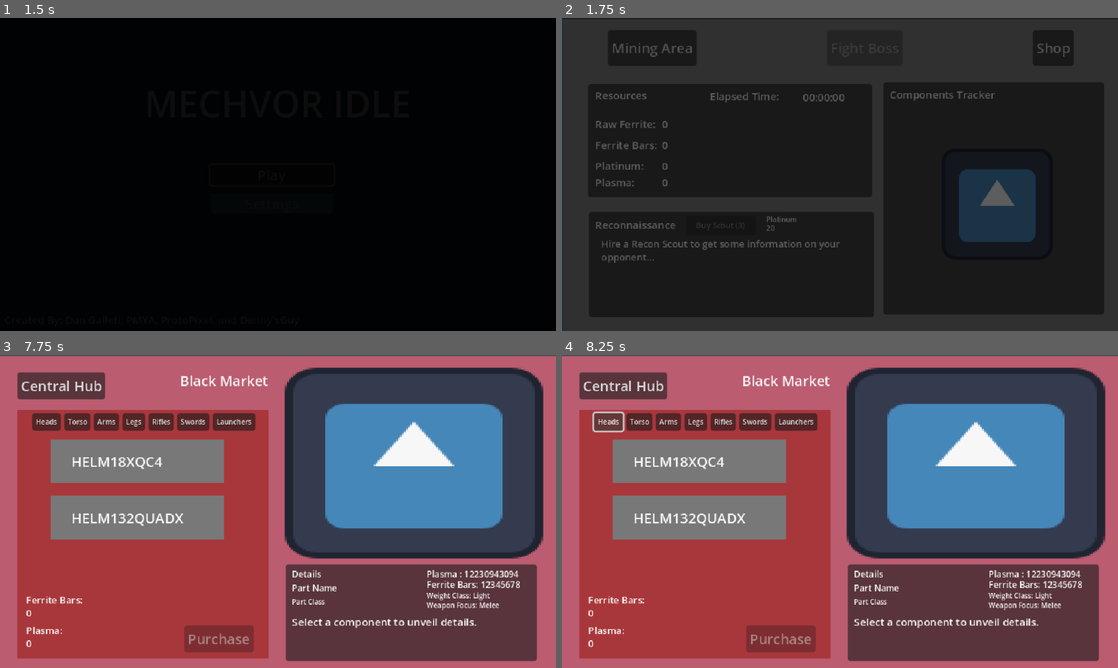
Above: before the commit, frames 1-4 (two rows, left to right).
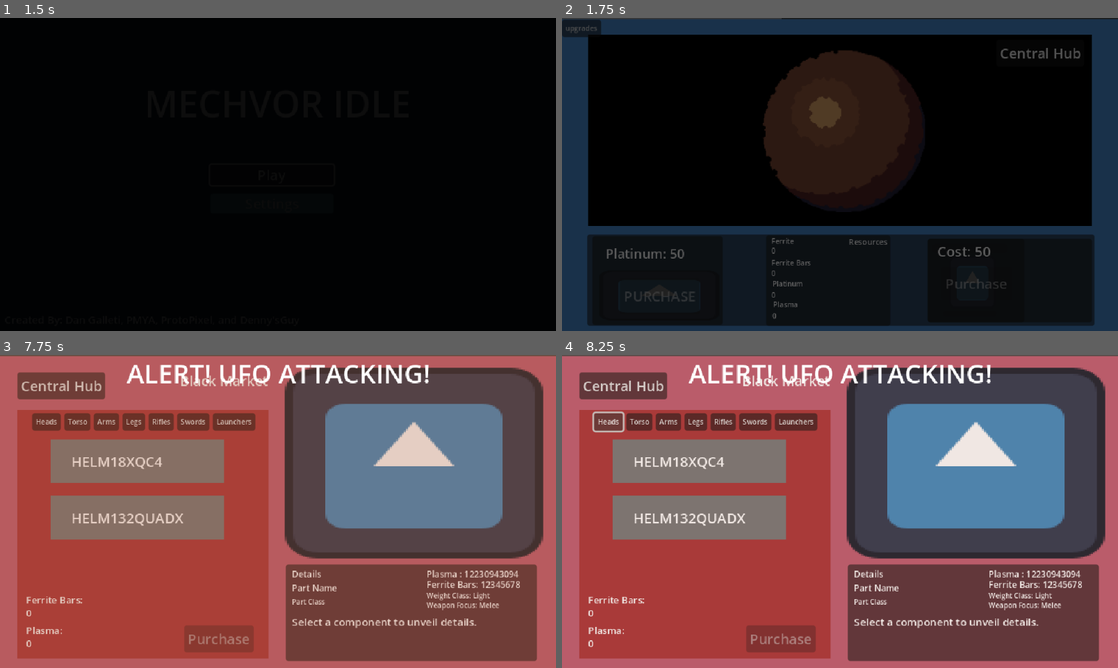
Above: after the commit, the same moments.

Repository: DennysGuy/MechvorIdle
Game: Godot game, scene res://src/scenes/MainMenu.tscn
Same seed, same stepped clock (60 frames per second), same inputs: the game is played once before the commit and once after it. The engine's default icon, where the game draws it, is replaced by a stand-in: a white triangle on a blue panel in a dark square.
Inputs (mouse positions are in pixels of both pictures, inside the frame that each line leads up to):
- Up to frame 1 (1.5 s): click "Play" at 0.5 s; click "Play" at 1.25 s
- Up to frame 2 (1.75 s): no input
- Up to frame 3 (7.75 s): move the mouse to (400, 495) at 2.02 s; hold D (move_right) 2.03-2.75 s; click (400, 495) at 2.17 s; click "Central Hub" at 2.75 s; click "Mining Area" at 3.5 s; click "upgrades" at 4.25 s; click "Hide" at 5 s; move the mouse to (166, 527) at 5.77 s; hold A (move_left) 5.78-6.53 s; click (166, 527) at 5.92 s; tap Enter at 6.5 s; move the mouse to (333, 442) at 6.52 s; hold D (move_right) 6.53-7.25 s; click (333, 442) at 6.67 s; click "Shop" at 7.25 s
- Up to frame 4 (8.25 s): click "Heads" at 8 s

Frame 1 is identical in both runs. In frame 2, 68% of the frame differs, in the area x 0-100%, y 0-100%; in frame 3, 31%; in frame 4, 1.4%.
Error in both runs: Cannot call method 'change_scene_to_file' on a null value. (res://src/scripts/Panels/main_menu.gd:19)

Commit message:
got the hazards working - after work

Diff:
--- a/mechvoridle/project.godot
+++ b/mechvoridle/project.godot
@@ -31,6 +31,10 @@
 window/stretch/mode="canvas_items"
 window/stretch/aspect="expand"
 
+[global_group]
+
+"ship alarm"=""
+
 [input]
 
 move_left={
--- a/mechvoridle/src/resources/opponenet_mechs/Boss_Option_2.tres
+++ b/mechvoridle/src/resources/opponenet_mechs/Boss_Option_2.tres
@@ -7,6 +7,7 @@
 script = ExtResource("2_onsy5")
 mech_name = "Cyber Knight"
 total_health = 0
+current_health = 0
 total_crit_chance = 0
 total_stun_chance = 0
 total_plasma_resistance = 0.0
--- a/mechvoridle/src/resources/opponenet_mechs/Boss_Option_3.tres
+++ b/mechvoridle/src/resources/opponenet_mechs/Boss_Option_3.tres
@@ -7,6 +7,7 @@
 script = ExtResource("2_qj4ni")
 mech_name = "Colossal Tanker"
 total_health = 0
+current_health = 0
 total_crit_chance = 0
 total_stun_chance = 0
 total_plasma_resistance = 0.0
--- /dev/null
+++ b/mechvoridle/src/scenes/AlertPane.tscn
@@ -0,0 +1,76 @@
+[gd_scene load_steps=5 format=3 uid="uid://bsdbsgp2ca6we"]
+
+[ext_resource type="Script" uid="uid://s4bgkhxiimmi" path="res://src/scripts/alert_pane.gd" id="1_u0heh"]
+
+[sub_resource type="Animation" id="Animation_lid4q"]
+resource_name = "Alert"
+length = 2.0
+loop_mode = 1
+tracks/0/type = "value"
+tracks/0/imported = false
+tracks/0/enabled = true
+tracks/0/path = NodePath("ColorRect:color")
+tracks/0/interp = 1
+tracks/0/loop_wrap = true
+tracks/0/keys = {
+"times": PackedFloat32Array(0, 1),
+"transitions": PackedFloat32Array(1, 1),
+"update": 0,
+"values": [Color(0.690196, 0.341176, 0.168627, 0.309804), Color(0.690196, 0.341176, 0.168627, 0)]
+}
+
+[sub_resource type="Animation" id="Animation_u0heh"]
+length = 0.001
+tracks/0/type = "value"
+tracks/0/imported = false
+tracks/0/enabled = true
+tracks/0/path = NodePath("ColorRect:color")
+tracks/0/interp = 1
+tracks/0/loop_wrap = true
+tracks/0/keys = {
+"times": PackedFloat32Array(0),
+"transitions": PackedFloat32Array(1),
+"update": 0,
+"values": [Color(0.690196, 0.341176, 0.168627, 0.329412)]
+}
+
+[sub_resource type="AnimationLibrary" id="AnimationLibrary_u0heh"]
+_data = {
+&"Alert": SubResource("Animation_lid4q"),
+&"RESET": SubResource("Animation_u0heh")
+}
+
+[node name="AlertPane" type="Control"]
+layout_mode = 3
+anchors_preset = 0
+offset_right = 641.0
+offset_bottom = 362.0
+mouse_filter = 2
+script = ExtResource("1_u0heh")
+
+[node name="AnimationPlayer" type="AnimationPlayer" parent="."]
+libraries = {
+&"": SubResource("AnimationLibrary_u0heh")
+}
+
+[node name="ColorRect" type="ColorRect" parent="." groups=["ship alarm"]]
+layout_mode = 1
+anchors_preset = 15
+anchor_right = 1.0
+anchor_bottom = 1.0
+grow_horizontal = 2
+grow_vertical = 2
+mouse_filter = 2
+color = Color(0.690196, 0.341176, 0.168627, 0.329412)
+
+[node name="AlertLabel" type="Label" parent="."]
+layout_mode = 1
+anchors_preset = 5
+anchor_left = 0.5
+anchor_right = 0.5
+offset_left = -174.5
+offset_right = 174.5
+offset_bottom = 42.0
+grow_horizontal = 2
+theme_override_font_sizes/font_size = 30
+text = "ALERT! UFO ATTACKING!"
--- a/mechvoridle/src/scenes/AsteroidArea.tscn
+++ b/mechvoridle/src/scenes/AsteroidArea.tscn
@@ -48,6 +48,11 @@
 script = ExtResource("1_6ww1j")
 
 [node name="AsteroidSpawnTimer" type="Timer" parent="."]
+process_callback = 0
+
+[node name="UFOSpawnTimer" type="Timer" parent="."]
+process_callback = 0
+one_shot = true
 
 [node name="ColorRect" type="ColorRect" parent="."]
 anchors_preset = 8
@@ -73,6 +78,7 @@
 offset_right = 399.0
 offset_bottom = 215.0
 pivot_offset = Vector2(95, 96)
+mouse_default_cursor_shape = 3
 texture = ExtResource("1_80q61")
 
 [node name="AsteroidSpawnPoints" type="Node" parent="."]
@@ -107,5 +113,16 @@
 [node name="CollisionShape2D" type="CollisionShape2D" parent="AsteroidArea2D"]
 shape = SubResource("RectangleShape2D_6ww1j")
 
+[node name="DroneList" type="Node" parent="."]
+
+[node name="UFOList" type="Node" parent="."]
+
+[node name="UFOOutPosition" type="Marker2D" parent="."]
+position = Vector2(417, 291)
+
+[node name="UFOInPosition" type="Marker2D" parent="."]
+position = Vector2(185, -15)
+
 [connection signal="timeout" from="AsteroidSpawnTimer" to="." method="_on_asteroid_spawn_timer_timeout"]
+[connection signal="timeout" from="UFOSpawnTimer" to="." method="_on_ufo_spawn_timer_timeout"]
 [connection signal="gui_input" from="MiningAsteroid" to="." method="_on_texture_rect_gui_input"]
--- a/mechvoridle/src/scenes/MainHub.tscn
+++ b/mechvoridle/src/scenes/MainHub.tscn
@@ -137,8 +137,7 @@
 anchors_preset = 15
 anchor_right = 1.0
 anchor_bottom = 1.0
-offset_left = -639.0
-offset_right = 1281.0
+offset_right = 1920.0
 offset_bottom = 361.0
 grow_horizontal = 2
 grow_vertical = 2
--- a/mechvoridle/src/scenes/MainMenu.tscn
+++ b/mechvoridle/src/scenes/MainMenu.tscn
@@ -8,6 +8,9 @@
 corner_radius_top_right = 3
 corner_radius_bottom_right = 3
 corner_radius_bottom_left = 3
+
+[sub_resource type="Animation" id="Animation_oll1y"]
+length = 0.001
 
 [sub_resource type="Animation" id="Animation_1bg10"]
 resource_name = "fade_in"
@@ -38,9 +41,6 @@
 "update": 0,
 "values": [Color(0, 0, 0, 0), Color(0, 0, 0, 1)]
 }
-
-[sub_resource type="Animation" id="Animation_oll1y"]
-length = 0.001
 
 [sub_resource type="AnimationLibrary" id="AnimationLibrary_oll1y"]
 _data = {
--- a/mechvoridle/src/scenes/MechFightArena.tscn
+++ b/mechvoridle/src/scenes/MechFightArena.tscn
@@ -207,6 +207,7 @@
 grow_horizontal = 2
 grow_vertical = 2
 scale = Vector2(1.63672, 2.05962)
+mouse_default_cursor_shape = 3
 texture = ExtResource("2_aoeri")
 script = ExtResource("4_naye7")
 
--- a/mechvoridle/src/scenes/MiningScene/Asteroid1.tscn
+++ b/mechvoridle/src/scenes/MiningScene/Asteroid1.tscn
@@ -53,8 +53,8 @@
 offset_top = -13.0
 offset_right = 14.0
 offset_bottom = 13.0
+mouse_default_cursor_shape = 3
 
 [connection signal="input_event" from="." to="." method="_on_input_event"]
-[connection signal="input_event" from="Area2D" to="." method="_on_area_2d_input_event"]
 [connection signal="timeout" from="DeleteAsteroidTimer" to="." method="_on_delete_asteroid_timer_timeout"]
 [connection signal="gui_input" from="AsteroidClickControl" to="." method="_on_asteroid_click_control_gui_input"]
--- /dev/null
+++ b/mechvoridle/src/scenes/MiningScene/UFO.tscn
@@ -0,0 +1,136 @@
+[gd_scene load_steps=9 format=3 uid="uid://ym3nha8862tm"]
+
+[ext_resource type="Script" uid="uid://cxfrencx3yeyi" path="res://src/scripts/Panels/MiningScene/ufo.gd" id="1_16gh5"]
+[ext_resource type="Texture2D" uid="uid://ch38i5jpvnply" path="res://assets/graphics/UFO-Place-Holder.png" id="1_ypchh"]
+[ext_resource type="PackedScene" uid="uid://n3yo7bmy3a6t" path="res://src/scenes/MiningScene/ResourceContainer.tscn" id="3_w3bvv"]
+
+[sub_resource type="RectangleShape2D" id="RectangleShape2D_ujr7o"]
+
+[sub_resource type="Animation" id="Animation_w3bvv"]
+resource_name = "hover"
+length = 2.0
+loop_mode = 1
+tracks/0/type = "value"
+tracks/0/imported = false
+tracks/0/enabled = true
+tracks/0/path = NodePath("Sprite2D:position")
+tracks/0/interp = 2
+tracks/0/loop_wrap = true
+tracks/0/keys = {
+"times": PackedFloat32Array(0, 0.6, 1.3),
+"transitions": PackedFloat32Array(1, 1, 1),
+"update": 0,
+"values": [Vector2(0, 2), Vector2(0, 2.98795), Vector2(0, 0.0203524)]
+}
+
+[sub_resource type="Animation" id="Animation_ujr7o"]
+length = 0.001
+tracks/0/type = "value"
+tracks/0/imported = false
+tracks/0/enabled = true
+tracks/0/path = NodePath("Sprite2D:position")
+tracks/0/interp = 1
+tracks/0/loop_wrap = true
+tracks/0/keys = {
+"times": PackedFloat32Array(0),
+"transitions": PackedFloat32Array(1),
+"update": 0,
+"values": [Vector2(0, 2)]
+}
+tracks/1/type = "value"
+tracks/1/imported = false
+tracks/1/enabled = true
+tracks/1/path = NodePath("ColorRect:color")
+tracks/1/interp = 1
+tracks/1/loop_wrap = true
+tracks/1/keys = {
+"times": PackedFloat32Array(0),
+"transitions": PackedFloat32Array(1),
+"update": 0,
+"values": [Color(1, 1, 1, 0)]
+}
+
+[sub_resource type="Animation" id="Animation_v8qkd"]
+resource_name = "ufo_hit_flash"
+length = 0.1
+step = 0.0001
+tracks/0/type = "value"
+tracks/0/imported = false
+tracks/0/enabled = true
+tracks/0/path = NodePath("ColorRect:color")
+tracks/0/interp = 1
+tracks/0/loop_wrap = true
+tracks/0/keys = {
+"times": PackedFloat32Array(0, 0.0499, 0.0973485),
+"transitions": PackedFloat32Array(1, 1, 1),
+"update": 0,
+"values": [Color(1, 1, 1, 0), Color(1, 1, 1, 1), Color(1, 1, 1, 0)]
+}
+
+[sub_resource type="AnimationLibrary" id="AnimationLibrary_ujr7o"]
+_data = {
+&"RESET": SubResource("Animation_ujr7o"),
+&"hover": SubResource("Animation_w3bvv"),
+&"ufo_hit_flash": SubResource("Animation_v8qkd")
+}
+
+[node name="Ufo" type="CharacterBody2D"]
+collision_layer = 8
+collision_mask = 8
+script = ExtResource("1_16gh5")
+
+[node name="Sprite2D" type="Sprite2D" parent="."]
+position = Vector2(0, 2)
+texture = ExtResource("1_ypchh")
+
+[node name="CollisionShape2D" type="CollisionShape2D" parent="."]
+shape = SubResource("RectangleShape2D_ujr7o")
+
+[node name="LaserReleaseTimer" type="Timer" parent="."]
+process_callback = 0
+
+[node name="ResourceContainer" parent="." node_paths=PackedStringArray("parent") instance=ExtResource("3_w3bvv")]
+parent = NodePath("..")
+ferrite_bars_min_value = 25
+ferrite_bars_max_value = 35
+platinum_min_value = 150
+platinum_max_value = 250
+plasma_min_value = 25
+plasma_max_value = 50
+
+[node name="AnimationPlayer" type="AnimationPlayer" parent="."]
+libraries = {
+&"": SubResource("AnimationLibrary_ujr7o")
+}
+
+[node name="ColorRect" type="ColorRect" parent="."]
+offset_left = -13.0
+offset_top = -8.0
+offset_right = 13.0
+offset_bottom = 12.0
+color = Color(1, 1, 1, 0)
+
+[node name="HoverOutTimer" type="Timer" parent="."]
+process_callback = 0
+wait_time = 10.0
+one_shot = true
+
+[node name="UfoClickControl" type="Control" parent="."]
+layout_mode = 3
+anchors_preset = 0
+offset_left = -20.0
+offset_top = -18.0
+offset_right = 20.0
+offset_bottom = 22.0
+mouse_default_cursor_shape = 3
+
+[node name="HealthBar" type="ProgressBar" parent="."]
+offset_left = -25.0
+offset_top = -18.0
+offset_right = 25.0
+offset_bottom = -11.0
+show_percentage = false
+
+[connection signal="timeout" from="LaserReleaseTimer" to="." method="_on_laser_release_timer_timeout"]
+[connection signal="timeout" from="HoverOutTimer" to="." method="_on_hover_out_timer_timeout"]
+[connection signal="gui_input" from="UfoClickControl" to="." method="_on_ufo_click_control_gui_input"]
--- /dev/null
+++ b/mechvoridle/src/scenes/MiningScene/UFOLaser.tscn
@@ -0,0 +1,20 @@
+[gd_scene load_steps=4 format=3 uid="uid://div5nsste525k"]
+
+[ext_resource type="Script" uid="uid://q6d07e5mt71o" path="res://src/scripts/Panels/MiningScene/ufo_laser.gd" id="1_4p6ij"]
+[ext_resource type="Texture2D" uid="uid://dws4gtivuohod" path="res://assets/graphics/stand_in_laser.png" id="2_uj5sx"]
+
+[sub_resource type="CircleShape2D" id="CircleShape2D_71sp1"]
+radius = 4.0
+
+[node name="UfoLaser" type="CharacterBody2D"]
+script = ExtResource("1_4p6ij")
+
+[node name="Sprite2D" type="Sprite2D" parent="."]
+texture = ExtResource("2_uj5sx")
+
+[node name="Area2D" type="Area2D" parent="."]
+collision_layer = 2
+collision_mask = 2
+
+[node name="CollisionShape2D" type="CollisionShape2D" parent="Area2D"]
+shape = SubResource("CircleShape2D_71sp1")
--- a/mechvoridle/src/scenes/WinPanel.tscn
+++ b/mechvoridle/src/scenes/WinPanel.tscn
@@ -8,6 +8,21 @@
 corner_radius_top_right = 3
 corner_radius_bottom_right = 3
 corner_radius_bottom_left = 3
+
+[sub_resource type="Animation" id="Animation_xr1xk"]
+length = 0.001
+tracks/0/type = "value"
+tracks/0/imported = false
+tracks/0/enabled = true
+tracks/0/path = NodePath("../ColorRect2:color")
+tracks/0/interp = 1
+tracks/0/loop_wrap = true
+tracks/0/keys = {
+"times": PackedFloat32Array(0),
+"transitions": PackedFloat32Array(1),
+"update": 0,
+"values": [Color(1, 1, 1, 1)]
+}
 
 [sub_resource type="Animation" id="Animation_v34tx"]
 resource_name = "fade_in"
@@ -22,21 +37,6 @@
 "transitions": PackedFloat32Array(1, 1),
 "update": 0,
 "values": [Color(1, 1, 1, 1), Color(1, 1, 1, 0)]
-}
-
-[sub_resource type="Animation" id="Animation_xr1xk"]
-length = 0.001
-tracks/0/type = "value"
-tracks/0/imported = false
-tracks/0/enabled = true
-tracks/0/path = NodePath("../ColorRect2:color")
-tracks/0/interp = 1
-tracks/0/loop_wrap = true
-tracks/0/keys = {
-"times": PackedFloat32Array(0),
-"transitions": PackedFloat32Array(1),
-"update": 0,
-"values": [Color(1, 1, 1, 1)]
 }
 
 [sub_resource type="Animation" id="Animation_b5sgr"]
--- a/mechvoridle/src/scripts/GameManager.gd
+++ b/mechvoridle/src/scripts/GameManager.gd
@@ -157,6 +157,15 @@
 func get_right_weapon() -> MechWeapon:
 	return owned_mech_components["RightWeapon"]
 
+func deduct_drone_count() -> void:
+	drone_count -= 1
+	drones_cost = drone_base_cost * pow(2, drones_count)
+
+func increment_drone_count() -> void:
+	drone_count += 1
+
+	SignalBus.update_drone_count.emit()
+
 func calculate_health() -> void:
 	total_health = get_owned_mech_arms().health + get_owned_mech_head().health + get_owned_mech_legs().health + get_owned_mech_torso().health
 	current_health = total_health
--- a/mechvoridle/src/scripts/Panels/MiningScene/asteroid_1.gd
+++ b/mechvoridle/src/scripts/Panels/MiningScene/asteroid_1.gd
@@ -17,6 +17,7 @@
 
 func _process(delta : float) -> void:
 	graphic.rotation += 0.02
+
 
 
 func _physics_process(delta: float) -> void:
@@ -43,5 +44,5 @@
 
 func _on_asteroid_click_control_gui_input(event: InputEvent) -> void:
 	if event is InputEventMouseButton and event.pressed and event.button_index == MOUSE_BUTTON_LEFT:
-		print("HIT!")
+		#print("HIT!")
 		damage_asteroid()
--- a/mechvoridle/src/scripts/Panels/MiningScene/resource_container.gd
+++ b/mechvoridle/src/scripts/Panels/MiningScene/resource_container.gd
@@ -1,6 +1,6 @@
 class_name ResourceContainer extends Node
 
-@export var parent : Asteroid
+@export var parent : Node
 
 @export_group("Ferrite")
 @export var ferrite_min_value : int
--- /dev/null
+++ b/mechvoridle/src/scripts/Panels/MiningScene/ufo.gd
@@ -0,0 +1,115 @@
+class_name UFO extends CharacterBody2D
+
+var max_health: int = 15
+var health : int
+
+var speed : int = 100
+var dir : Vector2
+@onready var animation_player : AnimationPlayer = $AnimationPlayer
+@onready var hover_out_timer : Timer = $HoverOutTimer
+@onready var laser_release_timer : Timer = $LaserReleaseTimer
+@onready var health_bar : ProgressBar = $HealthBar
+
+var mining_asteroid_area : Area2D
+var out_location : Marker2D
+var laser_timer_started : bool = false
+var hover_time_started : bool = false
+@export var drones_list : Node
+@export var ufo_spawn_timer : Timer
+enum states {HOVER_IN, SHOOT, HOVER_OUT, REMOVE, DEAD}
+signal deliver_resources
+var current_state : int
+var can_shoot : bool = false
+func _ready() -> void:
+	max_health = randi_range(8,15)
+	health = max_health
+	current_state = states.HOVER_IN
+	dir = mining_asteroid_area.global_position - global_position
+	hover_out_timer.wait_time = randi_range(8,12)
+	health_bar.max_value = max_health
+	health_bar.value = health
+	health_bar.hide()
+
+
+func _physics_process(delta : float) -> void:
+	match(current_state):
+		states.HOVER_IN:
+			can_shoot = false
+			if not laser_timer_started:
+				laser_release_timer.start()
+				laser_timer_started = true
+
+			if global_position >= mining_asteroid_area.global_position:
+				current_state = states.SHOOT
+			else:
+				velocity = dir.normalized() * speed
+				move_and_slide()
+
+		states.SHOOT:
+			can_shoot = true
+			velocity = Vector2.ZERO
+			if not hover_time_started:
+				hover_out_timer.start()
+				hover_time_started = true
+
+			if not animation_player.is_playing():
+				animation_player.play("hover")
+
+		states.HOVER_OUT:
+			can_shoot = false
+			dir = out_location.global_position - global_position
+			if global_position <= out_location.global_position:
+				velocity = dir.normalized() * speed
+				move_and_slide()
+			else:
+				current_state = states.REMOVE
+
+		states.DEAD:
+			destroy_ufo()
+
+		states.REMOVE:
+			print("sheeee")
+			ufo_spawn_timer.wait_time = randi_range(10,20)
+			ufo_spawn_timer.start()
+			SignalBus.silence_ship_alarm.emit()
+			queue_free()
+func destroy_ufo() -> void:
+	deliver_resources.emit()
+	ufo_spawn_timer.wait_time = randi_range(5,15)
+	ufo_spawn_timer.start()
+	SignalBus.silence_ship_alarm.emit()
+	queue_free()
+	#called in dead sate
+
+func damage_ufo() -> void:
+	animation_player.play("ufo_hit_flash")
+	health -= 1
+	health_bar.value = health
+
+	if health <= 0:
+		current_state = states.DEAD
+
+func _on_hover_out_timer_timeout() -> void:
+	current_state = states.HOVER_OUT
+
+
+func _on_laser_release_timer_timeout() -> void:
+
+	if !can_shoot:
+		return
+
+	laser_release_timer.wait_time = randi_range(1,3)
+	var laser : UFOLaser = preload("res://src/scenes/MiningScene/UFOLaser.tscn").instantiate()
+	var target = choose_random_target()
+	if target:
+		laser.target = target
+		laser.position = position
+		get_parent().add_child(laser)
+
+func choose_random_target():
+	return drones_list.get_children().pick_random()
+
+func _on_ufo_click_control_gui_input(event) -> void:
+	if event is InputEventMouseButton and event.pressed and event.button_index == MOUSE_BUTTON_LEFT:
+		health_bar.show()
+		damage_ufo()
--- /dev/null
+++ b/mechvoridle/src/scripts/Panels/MiningScene/ufo_laser.gd
@@ -0,0 +1,17 @@
+class_name UFOLaser extends CharacterBody2D
+
+
+var speed : int = 150
+var dir : Vector2
+var target
+var damage : int
+
+func _ready() -> void:
+	damage = randi_range(1,3)
+	dir = target.position - position
+func _process(delta) -> void:
+	pass
+
+func _physics_process(delta : float) -> void:
+	velocity = dir.normalized() * speed
+	move_and_slide()
--- a/mechvoridle/src/scripts/Panels/asteroid_area.gd
+++ b/mechvoridle/src/scripts/Panels/asteroid_area.gd
@@ -8,6 +8,11 @@
 var asteroid_spawn_timer_length : float = 10.0
 @onready var asteroid_spawn_points: Node = $AsteroidSpawnPoints
 
+@onready var drone_list : Node = $DroneList
+@onready var ufo_in_position : Marker2D = $UFOInPosition
+@onready var ufo_out_position : Marker2D = $UFOOutPosition
+@onready var ufo_spawn_timer : Timer = $UFOSpawnTimer
+@onready var ufo_list : Node = $UFOList
 
 
 var _offset : int = 50
@@ -17,6 +22,8 @@
 	animation_player.play("hover")
 	asteroid_spawn_timer.wait_time = asteroid_spawn_timer_length
 	asteroid_spawn_timer.start()
+	ufo_spawn_timer.wait_time = randi_range(5,10)
+	ufo_spawn_timer.start()
 
 func _process(delta : float) -> void:
 	mining_asteroid.rotation += 0.0005
@@ -80,7 +87,7 @@
 	var random_x_pos : float = randf_range(-area_collision_shape.shape.get_rect().size.x+_offset, area_collision_shape.shape.get_rect().size.x-_offset)
 	var random_y_pos : float = randf_range(-area_collision_shape.shape.get_rect().size.y+_offset, area_collision_shape.shape.get_rect().size.y-_offset)
 	drone.global_position = area_collision_shape.global_position + Vector2(random_x_pos, random_y_pos)
-	add_child(drone)
+	drone_list.add_child(drone)
 
 func add_platinum_drone_to_scene() -> void:
 	var area_collision_shape : CollisionShape2D = asteroid_area_2d.get_child(0)
@@ -88,7 +95,7 @@
 	var random_x_pos : float = randf_range(-area_collision_shape.shape.get_rect().size.x+_offset, area_collision_shape.shape.get_rect().size.x-_offset)
 	var random_y_pos : float = randf_range(-area_collision_shape.shape.get_rect().size.y+_offset, area_collision_shape.shape.get_rect().size.y-_offset)
 	platinum_drone.global_position = area_collision_shape.global_position + Vector2(random_x_pos, random_y_pos)
-	add_child(platinum_drone)
+	drone_list.add_child(platinum_drone)
 
 
 func _on_asteroid_spawn_timer_timeout() -> void:
@@ -107,3 +114,18 @@
 	asteroid.position = selected_spawn_point.position
 	asteroid.mining_asteroid = asteroid_area_2d
 	add_child(asteroid)
+
+func spawn_ufo() -> void:
+	if ufo_list.get_children().size() <= 0:
+		var ufo : UFO = preload("res://src/scenes/MiningScene/UFO.tscn").instantiate()
+		ufo.mining_asteroid_area = asteroid_area_2d
+		ufo.global_position = ufo_in_position.global_position
+		ufo.out_location = ufo_out_position
+		ufo.drones_list = drone_list
+		ufo.ufo_spawn_timer = ufo_spawn_timer
+		ufo_list.add_child(ufo)
+		SignalBus.sound_ship_alarm.emit()
+
+
+func _on_ufo_spawn_timer_timeout():
+		spawn_ufo()
--- a/mechvoridle/src/scripts/Panels/upgrade_panel.gd
+++ b/mechvoridle/src/scripts/Panels/upgrade_panel.gd
@@ -109,6 +109,9 @@
 	purchase_drone.disabled = GameManager.platinum_count < GameManager.drones_cost
 	purchase_platinum_drone.disabled = GameManager.platinum_count < GameManager.platinum_drone_cost
 
+
+	#platinum_drones_count.text = str(GameManager.platinum_drone_count)
+
 	if GameManager.drone_count > 0:
 		upgrade_drone_damage.disabled = GameManager.platinum_count < GameManager.drone_damage_cost
 		upgrade_drone_mining_speed.disabled = GameManager.platinum_count < GameManager.drone_mining_speed_cost
@@ -216,8 +219,9 @@
 func _on_purchase_drone_button_down():
 	purchased_drone()
 	SignalBus.add_drone.emit()
+	print(GameManager.drone_count)
 	#GameManager.drone_count +=1
-	drones_count_tracker_label.text = str(GameManager.drone_count)
+	#drones_count_tracker_label.text = str(GameManager.drone_count)
 	drones_cost.text = str(GameManager.drones_cost)
 	SignalBus.update_platinum_count.emit()
 
@@ -237,8 +241,11 @@
 
 func purchased_drone() -> void:
 	GameManager.platinum_count -= GameManager.drones_cost
-	GameManager.drone_count += 1
-	GameManager.drones_cost = GameManager.drone_base_cost * pow(2, GameManager.drone_count)
+	GameManager.drones_count += 1
+	update_drone_count()
+	GameManager.drones_cost = GameManager.drone_base_cost * pow(2, GameManager.drones_count)
+
+	print("Drone Count after purchase: " + str(GameManager.drone_count))
 
 func upgrade_drones_damage() -> void:
 	GameManager.platinum_count -= GameManager.drone_damage_cost
@@ -290,6 +297,7 @@
 
 func update_drone_count() -> void:
 	drones_count_tracker_label.text = str(GameManager.drones_count)
+	#print("AfterDeath: " + str(GameManager.drones_count))
 
 func update_drone_cost() -> void:
 	drones_cost.text = str(GameManager.drones_cost)
--- a/mechvoridle/src/scripts/SignalBus.gd
+++ b/mechvoridle/src/scripts/SignalBus.gd
@@ -24,6 +24,9 @@
 signal update_platinum_drone_cost
 signal update_platinum_drone_count
 
+signal sound_ship_alarm
+signal silence_ship_alarm
+
 #shop panel signals
 signal transfer_item_to_shop_panel(component : MechComponent)
 
--- /dev/null
+++ b/mechvoridle/src/scripts/alert_pane.gd
@@ -0,0 +1,9 @@
+class_name AlertPane extends Control
+@onready var animation_player : AnimationPlayer = $AnimationPlayer
+
+func _ready() -> void:
+	animation_player.play("Alert")
+	SignalBus.silence_ship_alarm.connect(silence_alarm)
+
+func silence_alarm() -> void:
+	queue_free()
--- a/mechvoridle/src/scripts/main_hub.gd
+++ b/mechvoridle/src/scripts/main_hub.gd
@@ -8,7 +8,8 @@
 	SignalBus.move_to_shop_pane.connect(move_to_shop_pane)
 	SignalBus.move_to_central_hub_from_mining_page.connect(move_from_mining_pane_to_central_pane)
 	SignalBus.move_to_central_hub_from_shop_pane.connect(move_from_shop_pane_to_central_pane)
-
+	SignalBus.sound_ship_alarm.connect(insert_ship_alarm)
+	SignalBus.silence_ship_alarm.connect(remove_ship_alarm)
 func _unhandled_input(event: InputEvent) -> void:
 	if Input.is_action_just_pressed("move_left"):
 		if GameManager.on_shop_panel:
@@ -49,3 +50,11 @@
 	GameManager.on_shop_panel = false
 	GameManager.on_central_panel = true
 	animation_player.play("NavigateFromShopToCentralHub")
+
+func insert_ship_alarm() -> void:
+	var ship_alarm : AlertPane = preload("res://src/scenes/AlertPane.tscn").instantiate()
+	add_child(ship_alarm)
+
+func remove_ship_alarm() -> void:
+	print("we made it")
+	get_tree().get_first_node_in_group("ship alarm")
--- a/mechvoridle/src/scripts/mining_drone.gd
+++ b/mechvoridle/src/scripts/mining_drone.gd
@@ -53,9 +53,9 @@
 
 
 func _on_hurt_box_area_entered(area: Area2D) -> void:
-	var area_parent : Asteroid = area.get_parent()
+	var area_parent = area.get_parent()
 
-	if area.get_parent() is Asteroid:
+	if area.get_parent() is Asteroid or area.get_parent() is UFOLaser:
 		health -= area_parent.damage
 		if health <= 0:
 			kill_mining_drone()
@@ -68,4 +68,5 @@
 	SignalBus.update_drone_count.emit()
 	SignalBus.update_drone_cost.emit()
 	#play animation
+	print("drone count after death"+str(GameManager.drone_count))
 	queue_free()
--- a/mechvoridle/src/scripts/platinum_mining_drone.gd
+++ b/mechvoridle/src/scripts/platinum_mining_drone.gd
@@ -40,10 +40,10 @@
 
 
 func _on_hurt_box_area_entered(area: Area2D) -> void:
-	pass
-	var area_parent : Asteroid = area.get_parent()
 
-	if area.get_parent() is Asteroid:
+	var area_parent  = area.get_parent()
+
+	if area.get_parent() is Asteroid or area.get_parent() is UFOLaser:
 		health -= area_parent.damage
 		if health <= 0:
 			kill_mining_drone()
Binary file added: mechvoridle/assets/graphics/UFO-Place-Holder.aseprite
Binary file added: mechvoridle/assets/graphics/UFO-Place-Holder.png
Not shown, added: mechvoridle/assets/graphics/UFO-Place-Holder.png.import
Binary file added: mechvoridle/assets/graphics/stand_in_laser.aseprite
Binary file added: mechvoridle/assets/graphics/stand_in_laser.png
Not shown, added: mechvoridle/assets/graphics/stand_in_laser.png.import
Not shown, added: mechvoridle/src/scripts/Panels/MiningScene/ufo.gd.uid
Not shown, added: mechvoridle/src/scripts/Panels/MiningScene/ufo_laser.gd.uid
Not shown, added: mechvoridle/src/scripts/alert_pane.gd.uid
Not shown, added: mechvoridle/src/scenes/MiningScene/UFO.tscn13940513060.tmp
